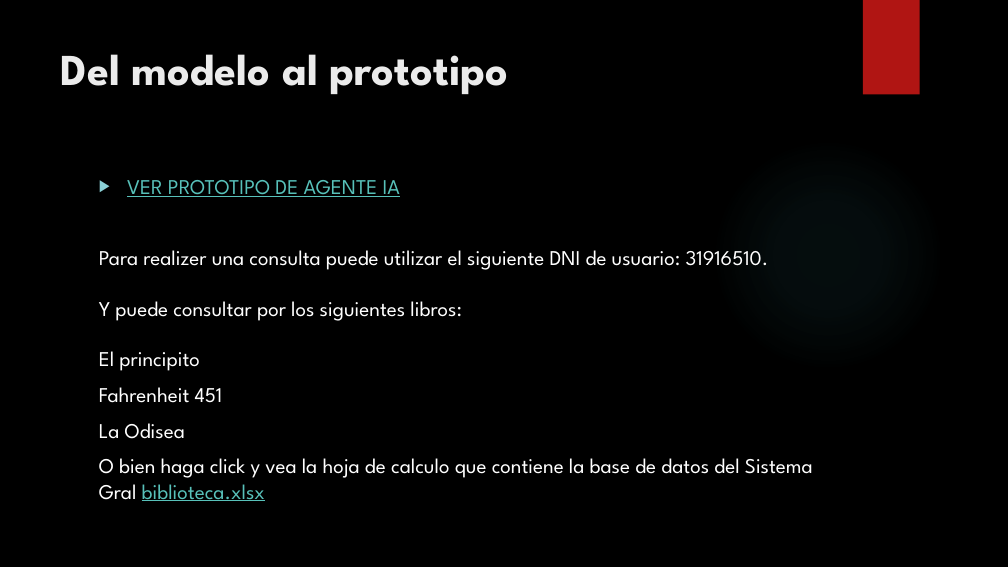
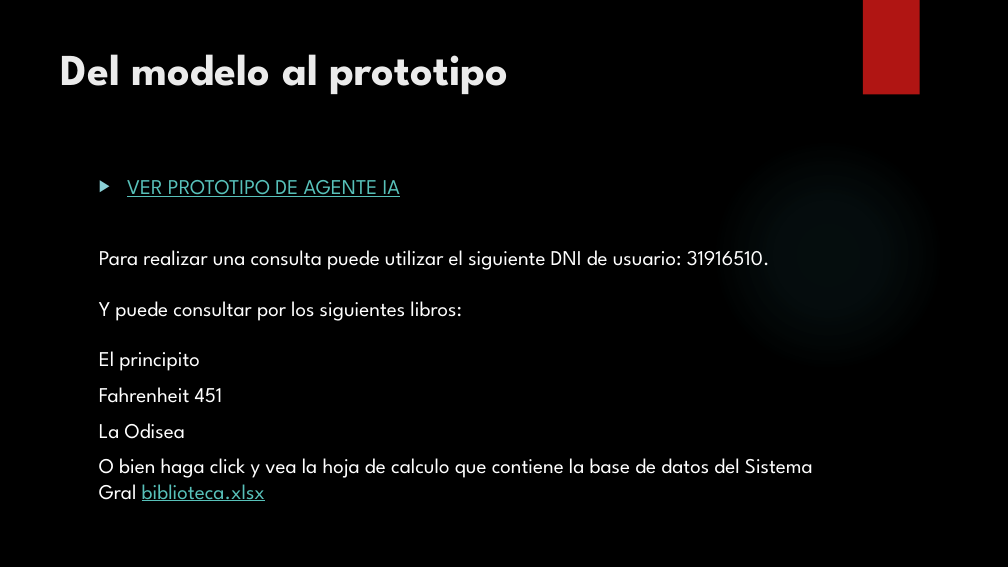
Before and after one commit to EzeReyes/agente-asistente-bibliotecario, a slide deck: slide 10 of Clases.pptx. Drawn at 1008x567 pixels with LibreOffice and Linux fonts; fonts in the diff are those of the drawing; background and template pictures are left out. Boxes give left, top, right and bottom in pixels: in the first picture for what was removed or moved away, otherwise in the second. Text is boxed around its words. In the diff, an @@ line names an element or a change of style, - is before the commit and + after.

```diff
--- a/Clases.pptx
+++ b/Clases.pptx
@@ text at box(99, 250, 770, 371): text changed @@
-Para realizer una consulta puede utilizar el siguiente DNI de usuario: 31916510.
-Y puede consultar por los siguientes libros:
-El principito
+Para realizar una consulta puede utilizar el siguiente DNI de usuario: 31916510.
+Y puede consultar por los siguientes libros:
+El principito
```
Also in this commit, not shown: 2 other files.
